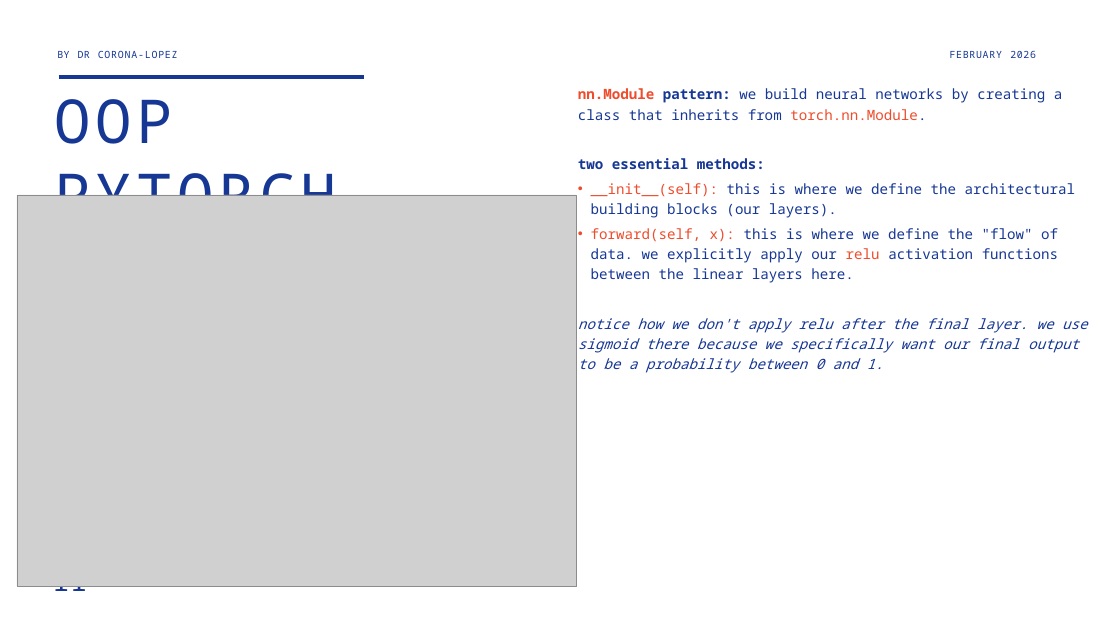
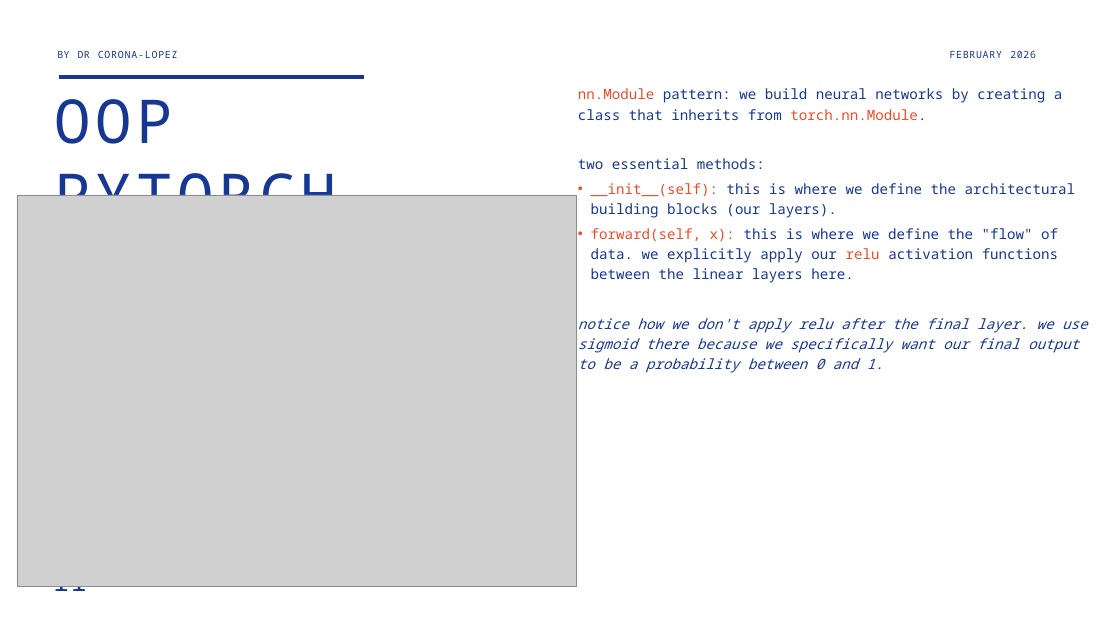
Before and after one commit to CLDiego/uom_fse_dl_workshop, a slide deck: slide 12 of slides/SE02.pptx. Drawn at 1120x630 pixels with LibreOffice and Linux fonts; fonts in the diff are those of the drawing; grey boxes stand for pictures. Boxes give left, top, right and bottom in pixels: in the first picture for what was removed or moved away, otherwise in the second. Text is boxed around its words. In the diff, an @@ line names an element or a change of style, - is before the commit and + after.

```diff
--- a/slides/SE02.pptx
+++ b/slides/SE02.pptx
@@ text at (578,88,1062,169): bold off in "nn.Module pattern:", "two essential methods:" @@
```
Also in this commit, not shown: 6 other slides changed, 3 other files.
